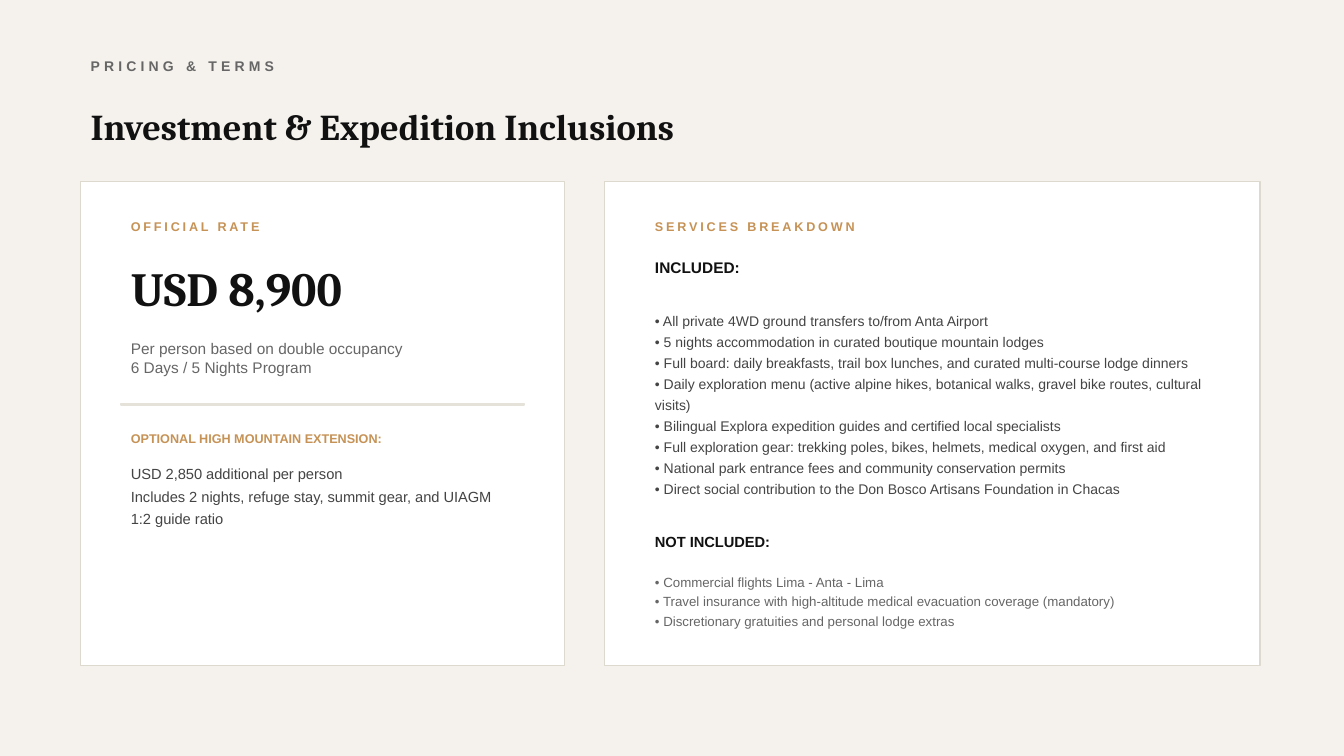
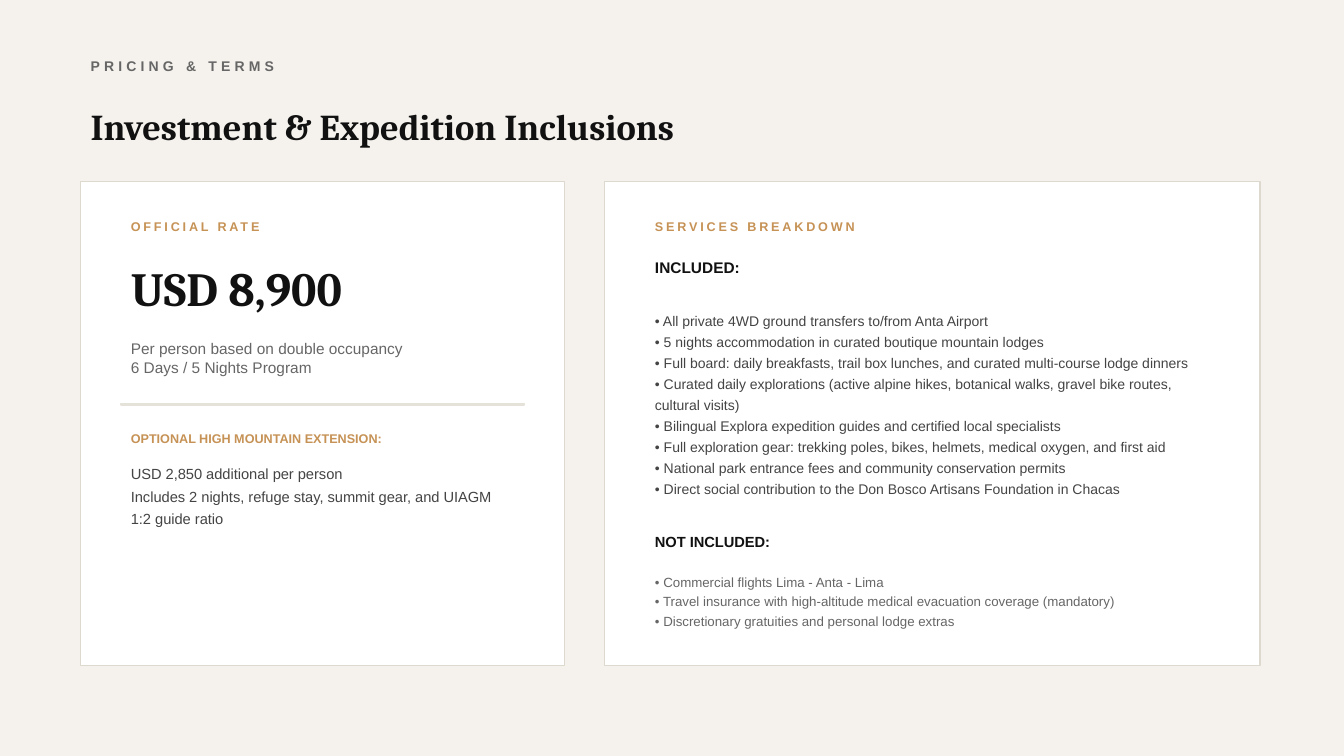
Before and after one commit to camichamorro/Kick-Off-Cordillera-Blanca, a slide deck: slide 20 of public/Explora_Cordillera_Blanca_Expedition.pptx. Drawn at 1344x756 pixels with LibreOffice and Linux fonts; fonts in the diff are those of the drawing. Boxes give left, top, right and bottom in pixels: in the first picture for what was removed or moved away, otherwise in the second. Text is boxed around its words. In the diff, an @@ line names an element or a change of style, - is before the commit and + after.

```diff
--- a/public/Explora_Cordillera_Blanca_Expedition.pptx
+++ b/public/Explora_Cordillera_Blanca_Expedition.pptx
@@ text at (x1=655, y1=379, x2=1172, y2=413): text changed @@
-• Daily exploration menu (active alpine hikes, botanical walks, gravel bike routes, cultural visits)
+• Curated daily explorations (active alpine hikes, botanical walks, gravel bike routes, cultural visits)
```
Also in this commit, not shown: 5 other slides changed, 2 other files.
